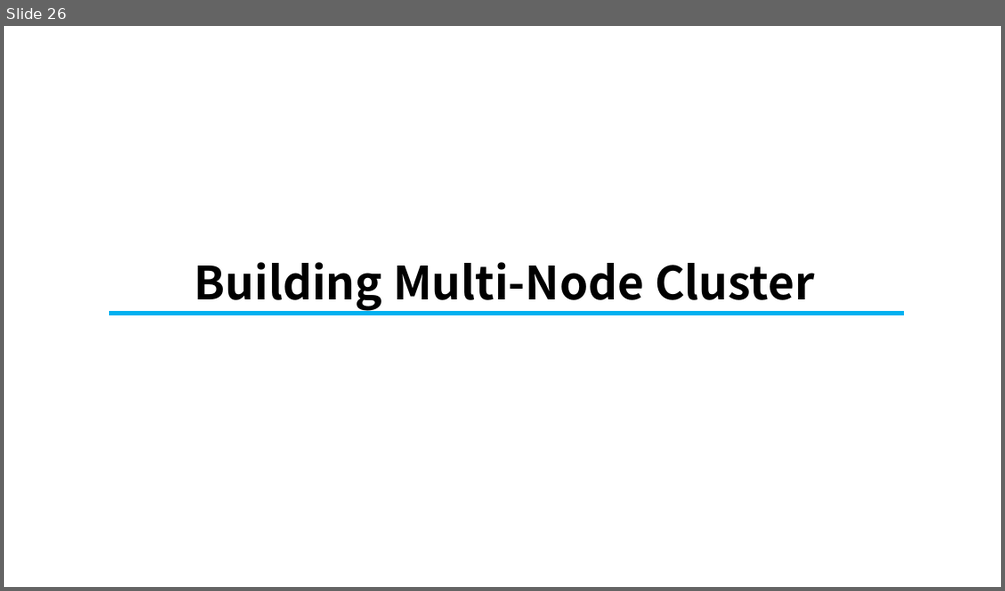
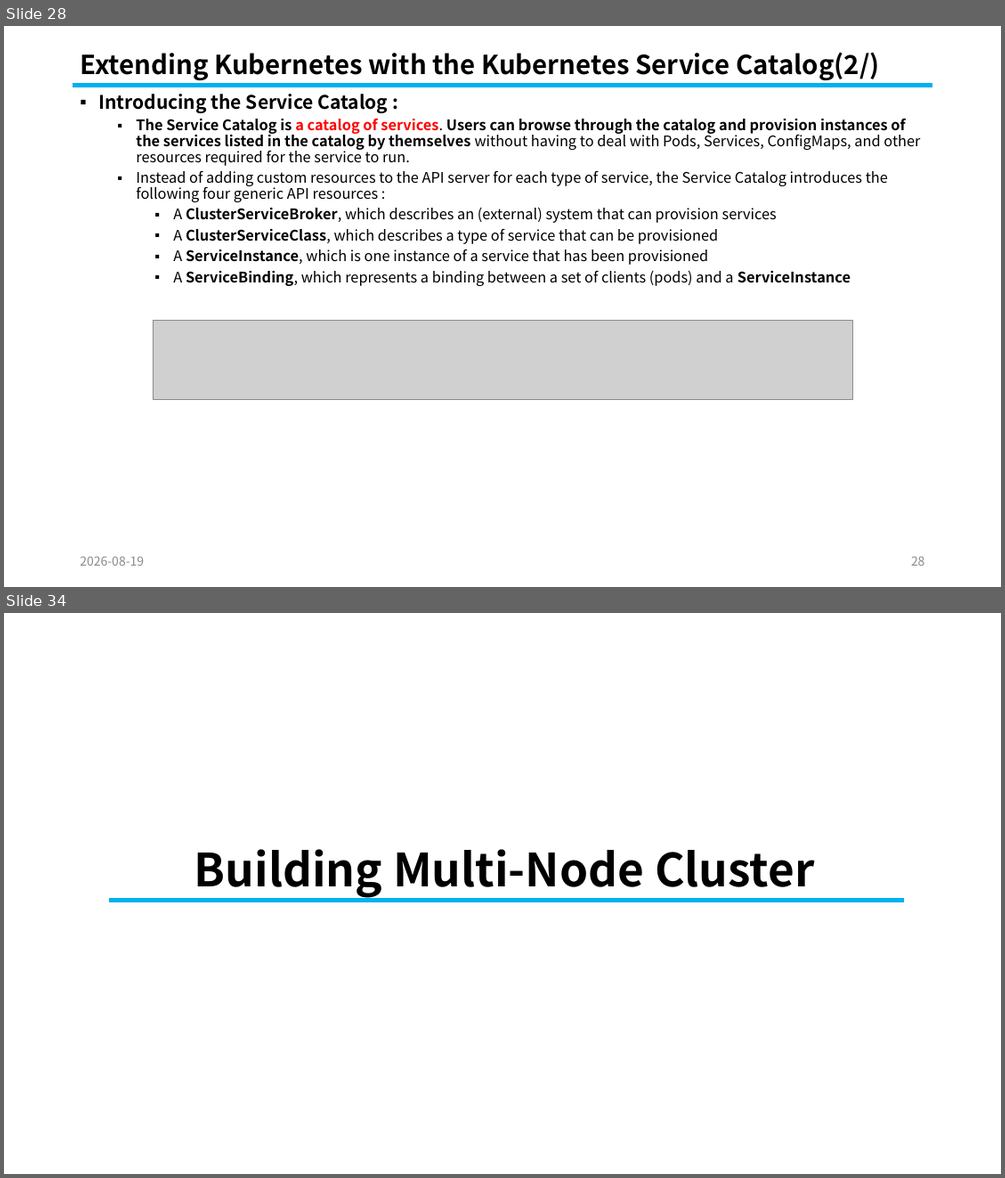
Before and after one commit to knix008/TestSimulator, a slide deck: Kubernetes/Kubernetes in Action Part 10-2026.08.25.pptx. Shown one above the other, each under a label of ours: slide 26 before the commit, slides 28 and 34 after it; the slides between them are not shown. The pictures are 1005x591 and 1005x1178 pixels, drawn with LibreOffice and Linux fonts; fonts in the diff are those of the drawing; grey boxes stand for pictures. Boxes give left, top, right and bottom in pixels: in the first picture for what was removed or moved away, otherwise in the second. Text is boxed around its words. In the diff, an @@ line names an element or a change of style, - is before the commit and + after.

```diff
--- a/Kubernetes/Kubernetes in Action Part 10-2026.08.25.pptx
+++ b/Kubernetes/Kubernetes in Action Part 10-2026.08.25.pptx
@@ slide 28 added at <box>4,26,1001,587</box>, background #FFFFFF @@
@@ title added at <box>80,52,879,80</box>, 25.2 pt, text #000000, bold @@
+Extending Kubernetes with the Kubernetes Service Catalog(2/)
@@ line added from (73, 86) to (933, 86), #00B0F0 4.5 pt @@
@@ text added at <box>98,94,920,286</box>, 14 pt, text #000000 @@
+▪ Introducing the Service Catalog :
+  ▪ The Service Catalog is a catalog of services. Users can browse through the catalog and provision instances of the services listed in the catalog by themselves without having to deal with Pods, Services, ConfigMaps, and other resources required for the service to run.
+  ▪ Instead of adding custom resources to the API server for each type of service, the Service Catalog introduces the following four generic API resources :
+    ▪ A ClusterServiceBroker, which describes an (external) system that can provision services
+    ▪ A ClusterServiceClass, which describes a type of service that can be provisioned
+    ▪ A ServiceInstance, which is one instance of a service that has been provisioned
+    ▪ A ServiceBinding, which represents a binding between a set of clients (pods) and a ServiceInstance
@@ picture added at <box>153,320,853,399</box> @@
@@ text added at <box>80,556,144,565</box>, 12 pt, text #8C8C8C @@
+2026-08-19
@@ page number added at <box>911,556,925,565</box>, 12 pt, text #8C8C8C @@
+28
@@ what was slide 26 is now slide 34 @@
```
Also in this commit, not shown: 30 slides changed, 31 other slides added, 23 slides removed, 23 other files.
